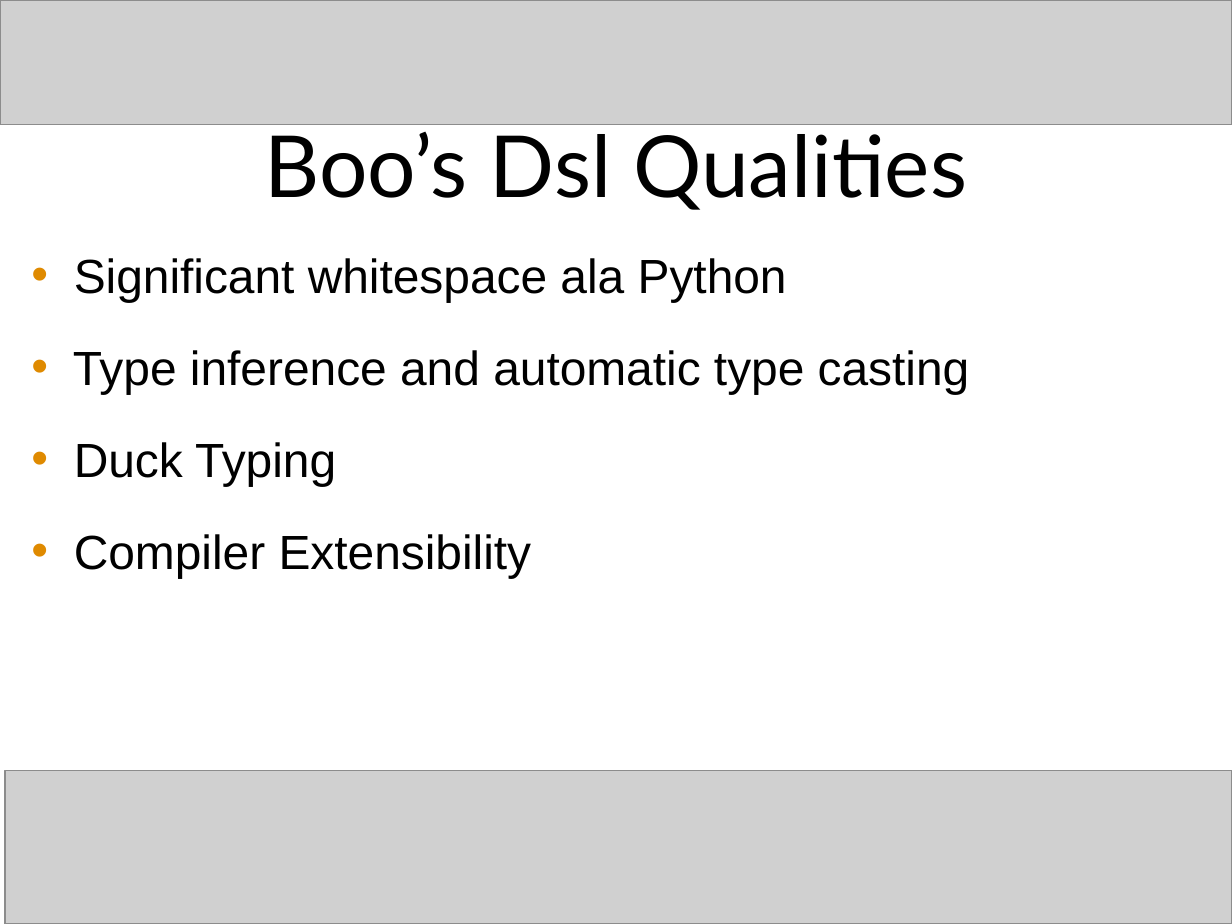
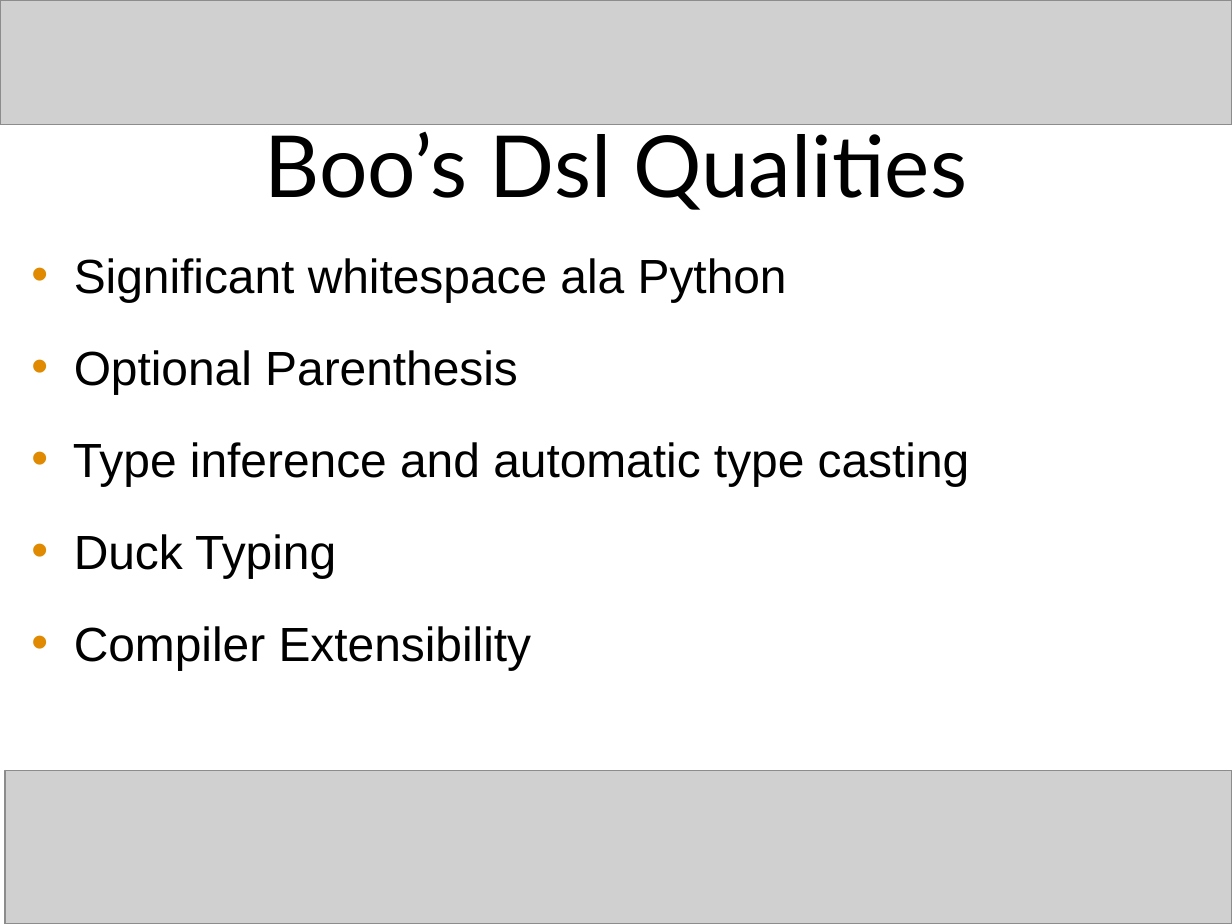
Before and after one commit to craignicol/scotaltdotnet, a slide deck: slide 30 of seattle/HORN Pres.ppt (slide 31 before the commit). Drawn at 1232x924 pixels with LibreOffice and Linux fonts; fonts in the diff are those of the drawing; grey boxes stand for pictures. Boxes give left, top, right and bottom in pixels: in the first picture for what was removed or moved away, otherwise in the second. Text is boxed around its words. In the diff, an @@ line names an element or a change of style, - is before the commit and + after.

```diff
--- a/seattle/HORN Pres.ppt
+++ b/seattle/HORN Pres.ppt
@@ text at box(74, 350, 518, 394): paragraph added @@
+• Optional Parenthesis
```
Also in this commit, not shown: 2 other slides changed, 5 slides added, 2 slides removed.
